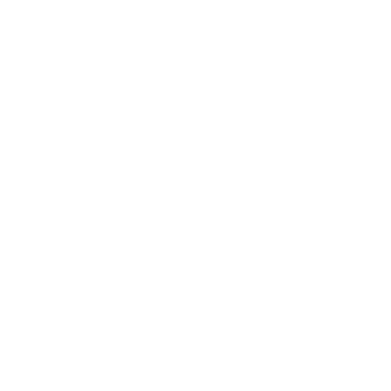
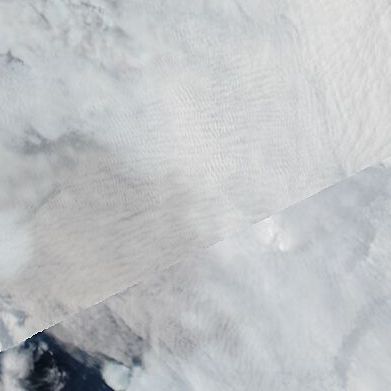
Revision of a layered 391px x 391px image; what changed, layer by layer:
added layer "144_beaufort_sea_100km_20210718.aqua.truecolor.250m" above "landfast ice" over [0, 0, 391, 391]
